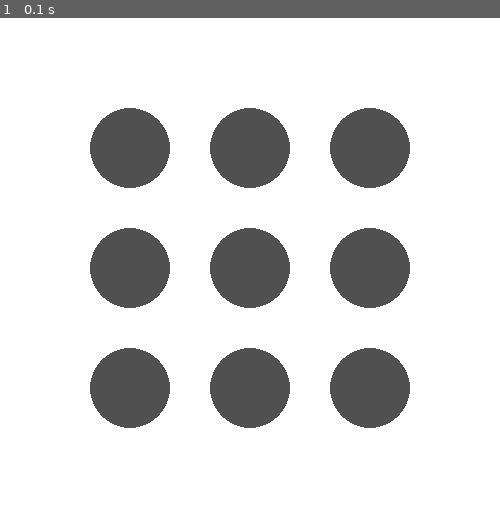
Above: before the commit, frame 1.
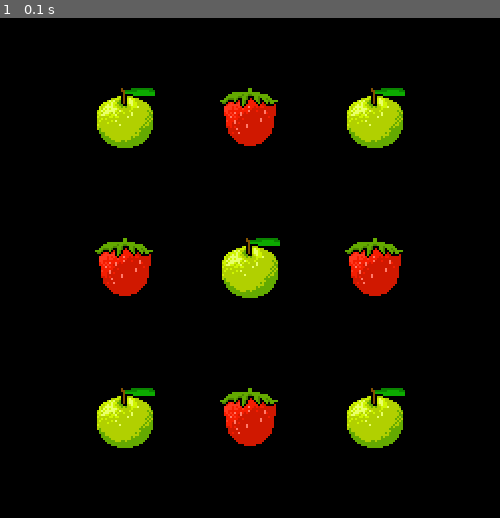
Above: after the commit, the same moment.

Repository: NasirGuyton/Pygame
Game: pygame game, started from game.py
Two runs of this game, one before a commit and one after it. Both use one fixed random seed, a clock stepped at 60 frames per second and the inputs below.
Inputs:
- Up to frame 1 (0.1 s): no input

The runs differ from the first frame. In frame 1, 100% of the frame differs, in the area x 0-100%, y 0-100%.

Commit message:
step 2 finished

Diff:
--- a/game.py
+++ b/game.py
@@ -4,36 +4,52 @@
 
 WIDTH, HEIGHT = 500, 500
 screen = pygame.display.set_mode((WIDTH, HEIGHT))
-pygame.display.set_caption("Pygame Challenge 2")
+pygame.display.set_caption("Challenge 2 - Apples & Strawberries")
 
 clock = pygame.time.Clock()
+
+
+class GameObject(pygame.sprite.Sprite):
+    def __init__(self, x, y, image_path):
+        super().__init__()
+        self.surf = pygame.image.load(image_path).convert_alpha()
+        self.x = x
+        self.y = y
+
+    def render(self, screen):
+        screen.blit(self.surf, (self.x, self.y))
+
+
+# Grid layout from the screenshot: Apple, Strawberry, Apple / Strawberry, Apple, Strawberry / Apple, Strawberry, Apple
+layout = [
+    ["apple.png", "strawberry.png", "apple.png"],
+    ["strawberry.png", "apple.png", "strawberry.png"],
+    ["apple.png", "strawberry.png", "apple.png"],
+]
+
+# These values make a centered 3x3 grid for 64x64 sprites in a 500x500 window
+start_x, start_y = 93, 68      # top-left sprite position
+spacing_x, spacing_y = 125, 150 # distance between sprite top-left corners
+
+objects = []
+for row in range(3):
+    for col in range(3):
+        x = start_x + col * spacing_x
+        y = start_y + row * spacing_y
+        objects.append(GameObject(x, y, layout[row][col]))
+
 running = True
-
 while running:
-
     for event in pygame.event.get():
         if event.type == pygame.QUIT:
             running = False
 
-    screen.fill((255, 255, 255))
+    screen.fill((0, 0, 0))
 
-    dark_gray = (80, 80, 80)
-
-    radius = 40
-    spacing = 120
-    start_x = 130
-    start_y = 130
-
-    for row in range(3):
-        for col in range(3):
-
-            x = start_x + col * spacing
-            y = start_y + row * spacing
-
-            pygame.draw.circle(screen, dark_gray, (x, y), radius)
+    for obj in objects:
+        obj.render(screen)
 
     pygame.display.flip()
-
     clock.tick(60)
 
 pygame.quit()
Binary file added: apple.png
Binary file added: strawberry.png
